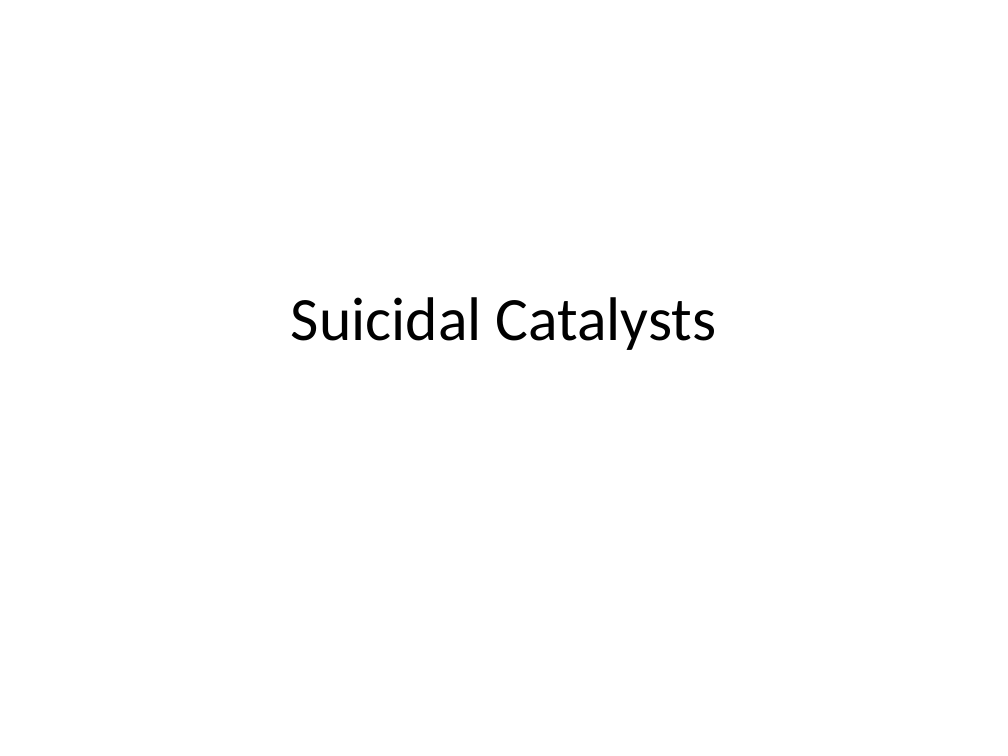
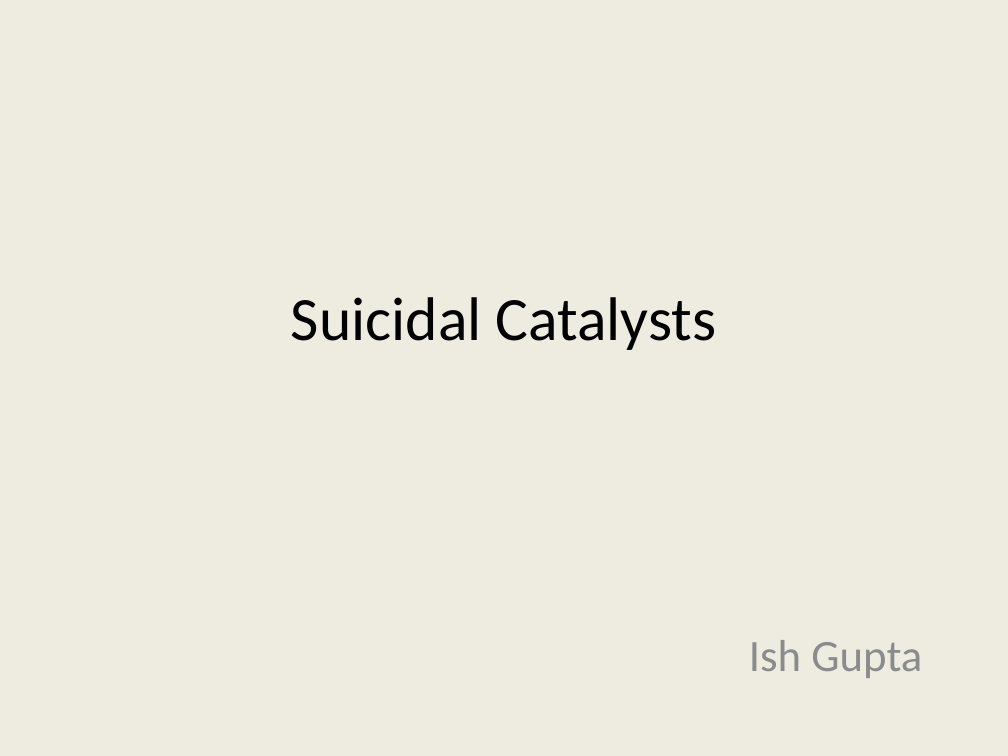
Before and after one commit to ishgupta/National-Longitudinal-Mortality-Study-, a slide deck: slide 1 of output/Suicidal Catalysts.pptx. Drawn at 1008x756 pixels with LibreOffice and Linux fonts; fonts in the diff are those of the drawing. Boxes give left, top, right and bottom in pixels: in the first picture for what was removed or moved away, otherwise in the second. Text is boxed around its words. In the diff, an @@ line names an element or a change of style, - is before the commit and + after.

```diff
--- a/output/Suicidal Catalysts.pptx
+++ b/output/Suicidal Catalysts.pptx
@@ background #FFFFFF to #EEECE1 @@
@@ subtitle added at box(749, 640, 922, 678), 32 pt, text #8C8C8C @@
+Ish Gupta
```
Also in this commit, not shown: 7 other slides changed, 16 slides added, 3 slides removed, 1 other file.
